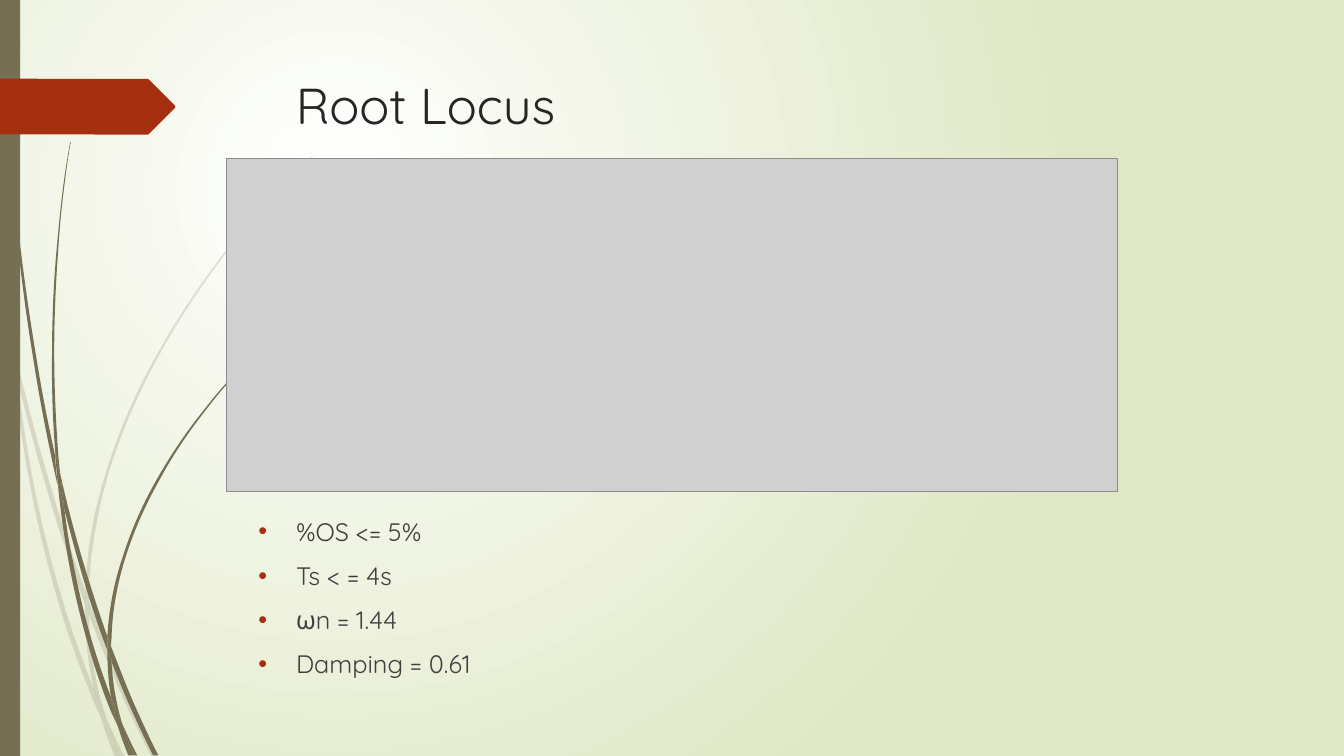
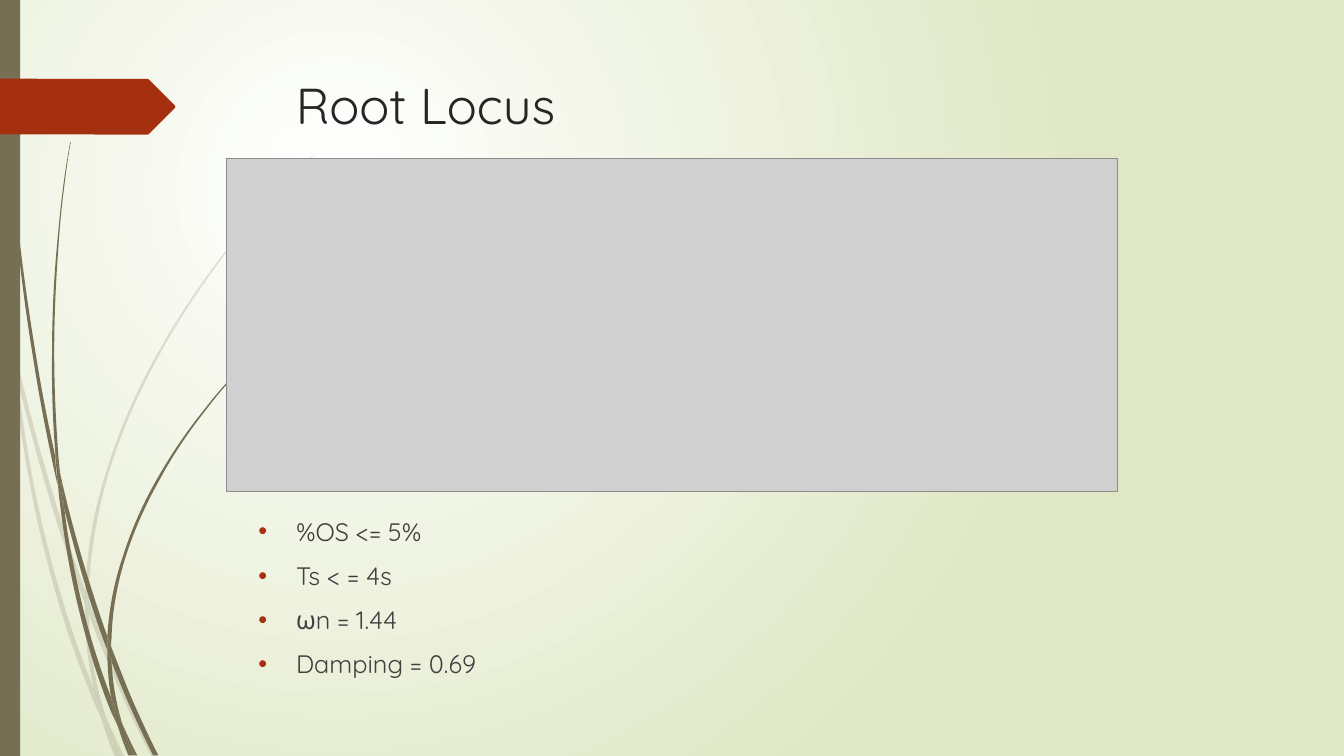
Before and after one commit to jakekrainock/MECA-482-Fall2021-Ball-and-Plate, a slide deck: slide 6 of Presenation/Ball_and_Plate_MECA_482_Group_6.pptx. Drawn at 1344x756 pixels with LibreOffice and Linux fonts; fonts in the diff are those of the drawing; grey boxes stand for pictures. Boxes give left, top, right and bottom in pixels: in the first picture for what was removed or moved away, otherwise in the second. Text is boxed around its words. In the diff, an @@ line names an element or a change of style, - is before the commit and + after.

```diff
--- a/Presenation/Ball_and_Plate_MECA_482_Group_6.pptx
+++ b/Presenation/Ball_and_Plate_MECA_482_Group_6.pptx
@@ text at (x1=296, y1=655, x2=476, y2=678): text changed @@
-• Damping = 0.61
+• Damping = 0.69
```
Also in this commit, not shown: 2 other slides changed, 1 slide added, 1 slide removed.
